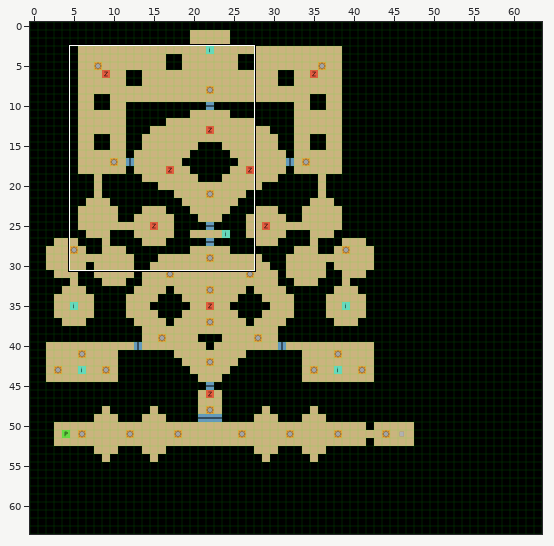
One commit to this Tiled map: assets-src/maps/chap2.tmx. Above, an overview of the earlier version with the close-up marked.
Close-up. Before the commit:
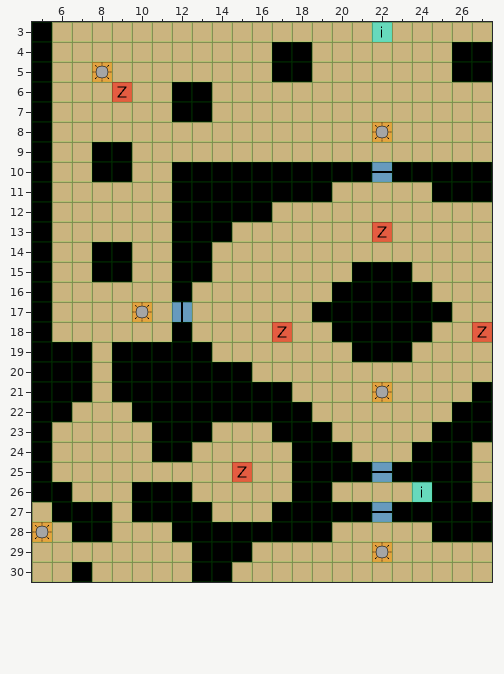
Cells are 32x32 px. Shown: x 5..27, y 3..30. The commit also changed other parts of the map, which this record leaves out.
New version:
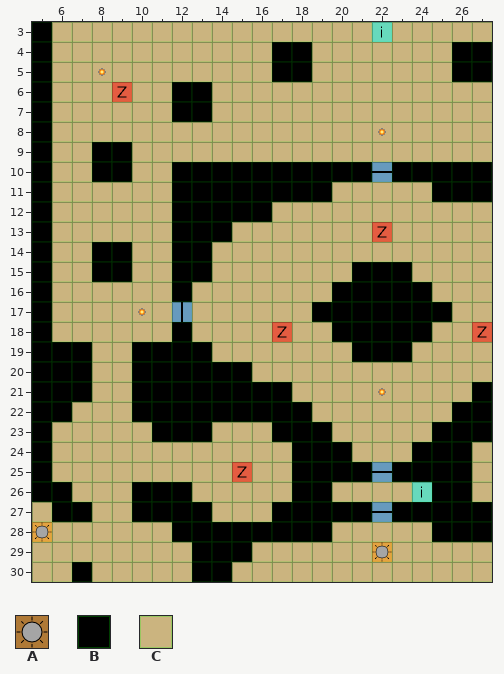
Key: from "items": A 0; from "terrain": B 0, C 1.
_ is an empty cell.
Objects are placed by their top-left corner, in cells (3,4 is the top-left corner of cell 3,4); size is 1x1 cell unless given.
What changed:
Layer "map":
The author changed tile B to tile C in rows 19 to 21 at x 9; in row 24 at x 11 to 12; in row 27 at x 8; in row 28 at x 7 to 8.
Layer "lights":
Object A "Light" at 10,17 moves outside this view.
Object A "Light" at 8,5 is removed.
Object A "Light" at 22,8 is removed.
Object A "Light" at 22,21 is removed.
